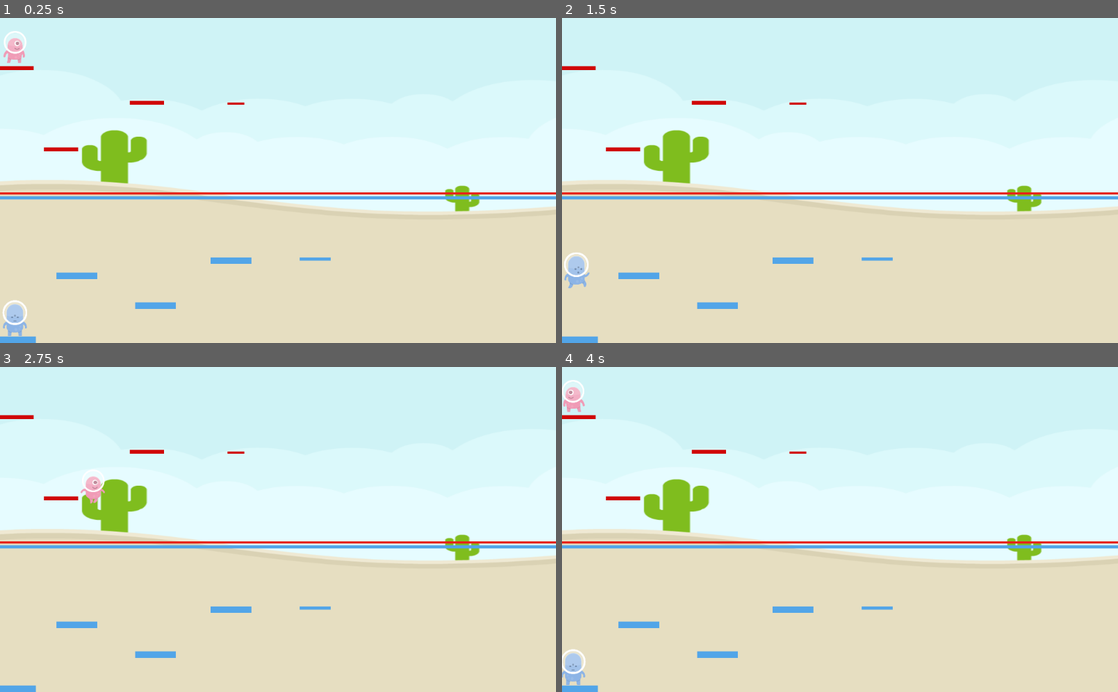
Above: before the commit, frames 1-4 (two rows, left to right).
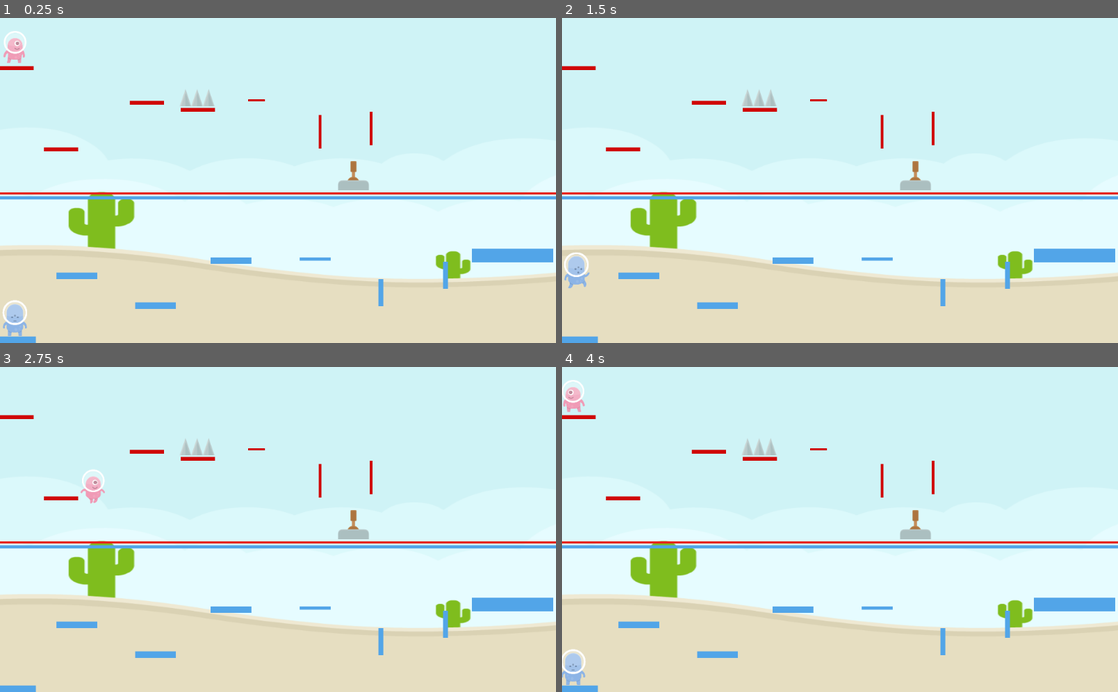
Above: after the commit, the same moments.

Repository: lucasviner/primerjoc
Game: Godot game, scene res://Escenes/Joc.tscn
Two runs of this game, one before a commit and one after it. Both use one fixed random seed, a clock stepped at 60 frames per second and the inputs below.
Inputs:
- Up to frame 1 (0.25 s): no input
- Up to frame 2 (1.5 s): tap Enter at 0.5 s; hold Down (mou abaix) 0.53-1.28 s; tap Space at 1.25 s; tap Up (mou adalt) at 1.35 s
- Up to frame 3 (2.75 s): hold Right (mou dreta) from 2.03 s (still down)
- Up to frame 4 (4 s): release Right (mou dreta) at 2.78 s; tap A (mou esquerra) at 2.85 s; tap Enter at 3.5 s; hold Down (mou abaix) from 3.53 s (still down)

The runs differ from the first frame. In frame 1, 22% of the frame differs, in the area x 0-100%, y 22-89%; in frame 2, 22%; in frame 3, 22%; in frame 4, 22%.

Commit message:
escenes finals

Diff:
--- a/Escenes/Cos.gd
+++ b/Escenes/Cos.gd
@@ -41,7 +41,7 @@
 
 
 
-func _on_Final_body_entered(body):
+func _on_Final_body_entered(_body):
 	get_tree().change_scene("res://Escenes/Joc.tscn")
 #	if $AnimatedSprite.is_in_group('Canvi escena'):
 #		modulate = Color(1,0,0)
@@ -49,9 +49,12 @@
 
 
 
-func _on_Area2D_body_entered(body):
-	get_tree().change_scene("res://Escenes/Joc.tscn")
+func _on_Area2D_body_entered(_body):
+	get_tree().reload_current_scene()
 
 
-func _on_Pinxos2_body_entered(body):
-	get_tree().change_scene("res://Escenes/Escena cossos.tscn")
+func _on_Pinxos2_body_entered(_body):
+	get_tree().reload_current_scene()
+
+#func _on_Pinxos_body_entered(body):
+#	get_tree().change_scene("res://Escenes/Joc.tscn")
--- a/Escenes/Escena cossos.tscn
+++ b/Escenes/Escena cossos.tscn
@@ -1,21 +1,22 @@
-[gd_scene load_steps=7 format=2]
+[gd_scene load_steps=8 format=2]
 
-[ext_resource path="res://Escenes/Terra.tscn" type="PackedScene" id=1]
+[ext_resource path="res://imatges/PNG/Backgrounds/colored_grass.png" type="Texture" id=1]
 [ext_resource path="res://Escenes/Cos.tscn" type="PackedScene" id=2]
-[ext_resource path="res://Escenes/Final.tscn" type="PackedScene" id=3]
-[ext_resource path="res://Escenes/Plataformes.tscn" type="PackedScene" id=4]
-[ext_resource path="res://Escenes/Pinxos.tscn" type="PackedScene" id=5]
-[ext_resource path="res://imatges/PNG/Backgrounds/colored_grass.png" type="Texture" id=6]
+[ext_resource path="res://Escenes/Plataformes.tscn" type="PackedScene" id=3]
+[ext_resource path="res://Escenes/Final.tscn" type="PackedScene" id=4]
+[ext_resource path="res://Escenes/Terra.tscn" type="PackedScene" id=5]
+[ext_resource path="res://Escenes/Pinxos.tscn" type="PackedScene" id=6]
+[ext_resource path="res://imatges/PNG/Items/coinGold.png" type="Texture" id=7]
 
 [node name="Node2D" type="Node2D"]
 position = Vector2( 20, 27 )
 
 [node name="FONS" type="Sprite" parent="."]
-position = Vector2( 482, 355 )
-scale = Vector2( 1.5, 0.8 )
-texture = ExtResource( 6 )
+position = Vector2( 501, 344.001 )
+scale = Vector2( 2.35938, 1.375 )
+texture = ExtResource( 1 )
 
-[node name="Terra" parent="." instance=ExtResource( 1 )]
+[node name="Terra" parent="." instance=ExtResource( 5 )]
 position = Vector2( 85, 435 )
 scale = Vector2( 0.5, 0.35 )
 
@@ -27,47 +28,59 @@
 position = Vector2( 17.1428, -20 )
 current = true
 
-[node name="Terra2" parent="." instance=ExtResource( 1 )]
+[node name="Terra2" parent="." instance=ExtResource( 5 )]
 position = Vector2( -4.00001, 267 )
 rotation = 1.03673
 scale = Vector2( 0.5, 0.35 )
 
-[node name="Terra3" parent="." instance=ExtResource( 1 )]
+[node name="Terra3" parent="." instance=ExtResource( 5 )]
 position = Vector2( 137, 229 )
 scale = Vector2( 0.5, 0.35 )
 
-[node name="Terra4" parent="." instance=ExtResource( 1 )]
+[node name="Terra4" parent="." instance=ExtResource( 5 )]
 position = Vector2( 357, 237 )
 rotation = 1.5708
 scale = Vector2( 0.5, 0.22 )
 
-[node name="Final" parent="." groups=["Canvi escena"] instance=ExtResource( 3 )]
+[node name="Final" parent="." groups=["Canvi escena"] instance=ExtResource( 4 )]
 position = Vector2( 872, 177 )
 rotation = -1.5708
 scale = Vector2( 1, 5 )
 
-[node name="Terra5" parent="." instance=ExtResource( 1 )]
+[node name="Terra5" parent="." instance=ExtResource( 5 )]
 position = Vector2( 499, 271 )
 rotation = 1.5708
 scale = Vector2( 0.5, 0.3 )
 
-[node name="Terra6" parent="." instance=ExtResource( 1 )]
+[node name="Terra6" parent="." instance=ExtResource( 5 )]
 position = Vector2( 656, 227 )
 rotation = 1.5708
 scale = Vector2( 0.5, 0.3 )
 
-[node name="Plataformes" parent="." instance=ExtResource( 4 )]
+[node name="Plataformes" parent="." instance=ExtResource( 3 )]
 position = Vector2( 485, 585 )
 scale = Vector2( 13, 5 )
 
-[node name="Pinxos2" parent="." instance=ExtResource( 5 )]
+[node name="Pinxos2" parent="." instance=ExtResource( 6 )]
 position = Vector2( 305, 518 )
 scale = Vector2( 0.5, 0.5 )
 
-[node name="Pinxos3" parent="." instance=ExtResource( 5 )]
+[node name="Pinxos3" parent="." instance=ExtResource( 6 )]
 position = Vector2( 558, 518 )
 scale = Vector2( 0.5, 0.5 )
+
+[node name="Pinxos4" parent="." instance=ExtResource( 6 )]
+visible = false
+position = Vector2( -43, 715 )
+scale = Vector2( 9, 0.5 )
+
+[node name="Moneda" type="Sprite" parent="."]
+position = Vector2( 873, 143 )
+rotation = -1.1127e-08
+scale = Vector2( 0.516, 0.50283 )
+texture = ExtResource( 7 )
 
 [connection signal="body_entered" from="Final" to="Personatge" method="_on_Final_body_entered"]
 [connection signal="body_entered" from="Pinxos2" to="Personatge" method="_on_Pinxos2_body_entered"]
 [connection signal="body_entered" from="Pinxos3" to="Personatge" method="_on_Pinxos2_body_entered"]
+[connection signal="body_entered" from="Pinxos4" to="Personatge" method="_on_Pinxos2_body_entered"]
--- a/Escenes/Joc.tscn
+++ b/Escenes/Joc.tscn
@@ -7,12 +7,15 @@
 [ext_resource path="res://Escenes/Floor segon pers.tscn" type="PackedScene" id=5]
 [ext_resource path="res://Escenes/Respawn.tscn" type="PackedScene" id=6]
 [ext_resource path="res://imatges/PNG/Backgrounds/colored_desert.png" type="Texture" id=7]
+[ext_resource path="res://Escenes/Pinxos mapa 2.tscn" type="PackedScene" id=8]
+[ext_resource path="res://imatges/PNG/Tiles/leverMid.png" type="Texture" id=9]
+[ext_resource path="res://imatges/PNG/Tiles/doorClosed_mid.png" type="Texture" id=10]
 
 [node name="Joc" type="Node2D"]
 
 [node name="FONS" type="Sprite" parent="."]
-position = Vector2( 598, 223 )
-scale = Vector2( 1.5, 0.8 )
+position = Vector2( 578.5, 338 )
+scale = Vector2( 1.5166, 0.855469 )
 texture = ExtResource( 7 )
 
 [node name="Pers blau" parent="." instance=ExtResource( 2 )]
@@ -22,6 +25,21 @@
 [node name="Respawn2" parent="." instance=ExtResource( 6 )]
 position = Vector2( 2287, 779 )
 scale = Vector2( 30, 0.05 )
+
+[node name="Floor blue9" parent="." instance=ExtResource( 5 )]
+position = Vector2( 946, 434 )
+rotation = -3.14158
+scale = Vector2( 1.5, 1 )
+
+[node name="Floor blue8" parent="." instance=ExtResource( 5 )]
+position = Vector2( 819, 474 )
+rotation = 1.5708
+scale = Vector2( 0.5, 0.35 )
+
+[node name="Floor blue7" parent="." instance=ExtResource( 5 )]
+position = Vector2( 700, 506 )
+rotation = 1.5708
+scale = Vector2( 0.5, 0.35 )
 
 [node name="Floor blue6" parent="." instance=ExtResource( 5 )]
 position = Vector2( 580, 446 )
@@ -65,12 +83,41 @@
 scale = Vector2( 0.5, 0.5 )
 
 [node name="Floor pink4" parent="." instance=ExtResource( 1 )]
-position = Vector2( 435, 158 )
+position = Vector2( 473, 152 )
 scale = Vector2( 0.25, 0.25 )
+
+[node name="Floor pink5" parent="." instance=ExtResource( 1 )]
+position = Vector2( 365, 169 )
+scale = Vector2( 0.5, 0.5 )
+
+[node name="Floor pink6" parent="." instance=ExtResource( 1 )]
+position = Vector2( 590, 210 )
+rotation = 1.5708
+scale = Vector2( 0.5, 0.35 )
+
+[node name="Floor pink7" parent="." instance=ExtResource( 1 )]
+position = Vector2( 684, 204 )
+rotation = 1.5708
+scale = Vector2( 0.5, 0.35 )
 
 [node name="Respawn" parent="." instance=ExtResource( 6 )]
 position = Vector2( 2238, 356 )
 scale = Vector2( 30, 0.05 )
 
+[node name="Pinxos" parent="." instance=ExtResource( 8 )]
+position = Vector2( 363, 131 )
+scale = Vector2( 0.5, 0.5 )
+
+[node name="Sprite2" type="Sprite" parent="."]
+position = Vector2( 517, -162 )
+texture = ExtResource( 10 )
+
+[node name="Sprite3" type="Sprite" parent="."]
+position = Vector2( -614, 815 )
+scale = Vector2( 0.5, 0.5 )
+texture = ExtResource( 9 )
+offset = Vector2( 2530, -1058 )
+
 [connection signal="body_entered" from="Respawn2" to="Pers rosa" method="_on_Area2D_body_entered"]
 [connection signal="body_entered" from="Respawn" to="Pers rosa" method="_on_Area2D_body_entered"]
+[connection signal="body_entered" from="Pinxos" to="Pers rosa" method="_on_Pinxos_body_entered"]
--- /dev/null
+++ b/Escenes/Pinxos mapa 2.tscn
@@ -0,0 +1,16 @@
+[gd_scene load_steps=3 format=2]
+
+[ext_resource path="res://imatges/PNG/Tiles/spikes.png" type="Texture" id=1]
+
+[sub_resource type="RectangleShape2D" id=1]
+extents = Vector2( 64.5, 32.5 )
+
+[node name="Pinxos" type="Area2D"]
+
+[node name="Sprite" type="Sprite" parent="."]
+texture = ExtResource( 1 )
+
+[node name="CollisionShape2D" type="CollisionShape2D" parent="."]
+visible = false
+position = Vector2( -0.5, 31.5 )
+shape = SubResource( 1 )
Not shown: 1 places in Escenes/Joc.tscn that only renumber resources
